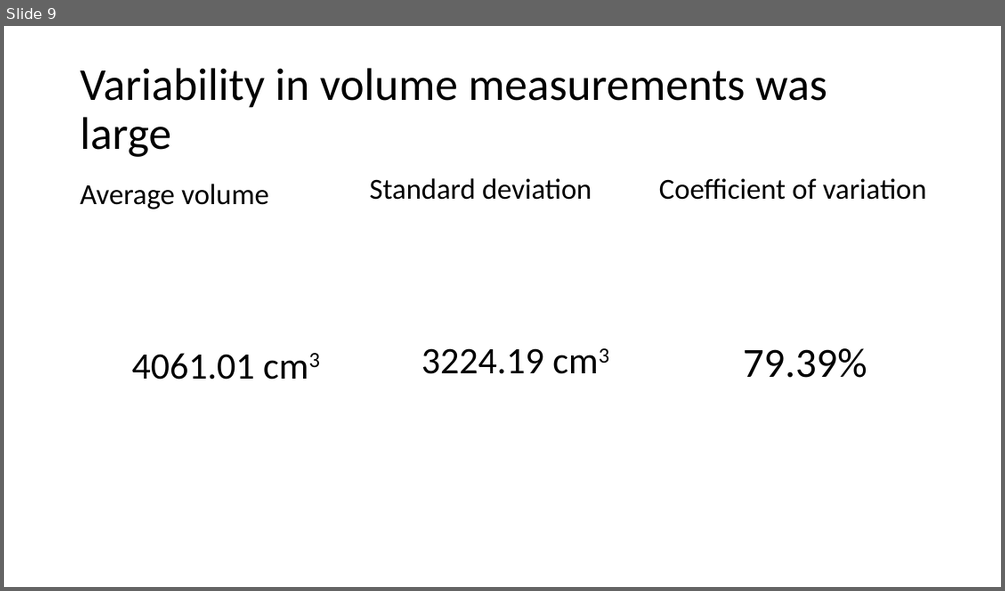
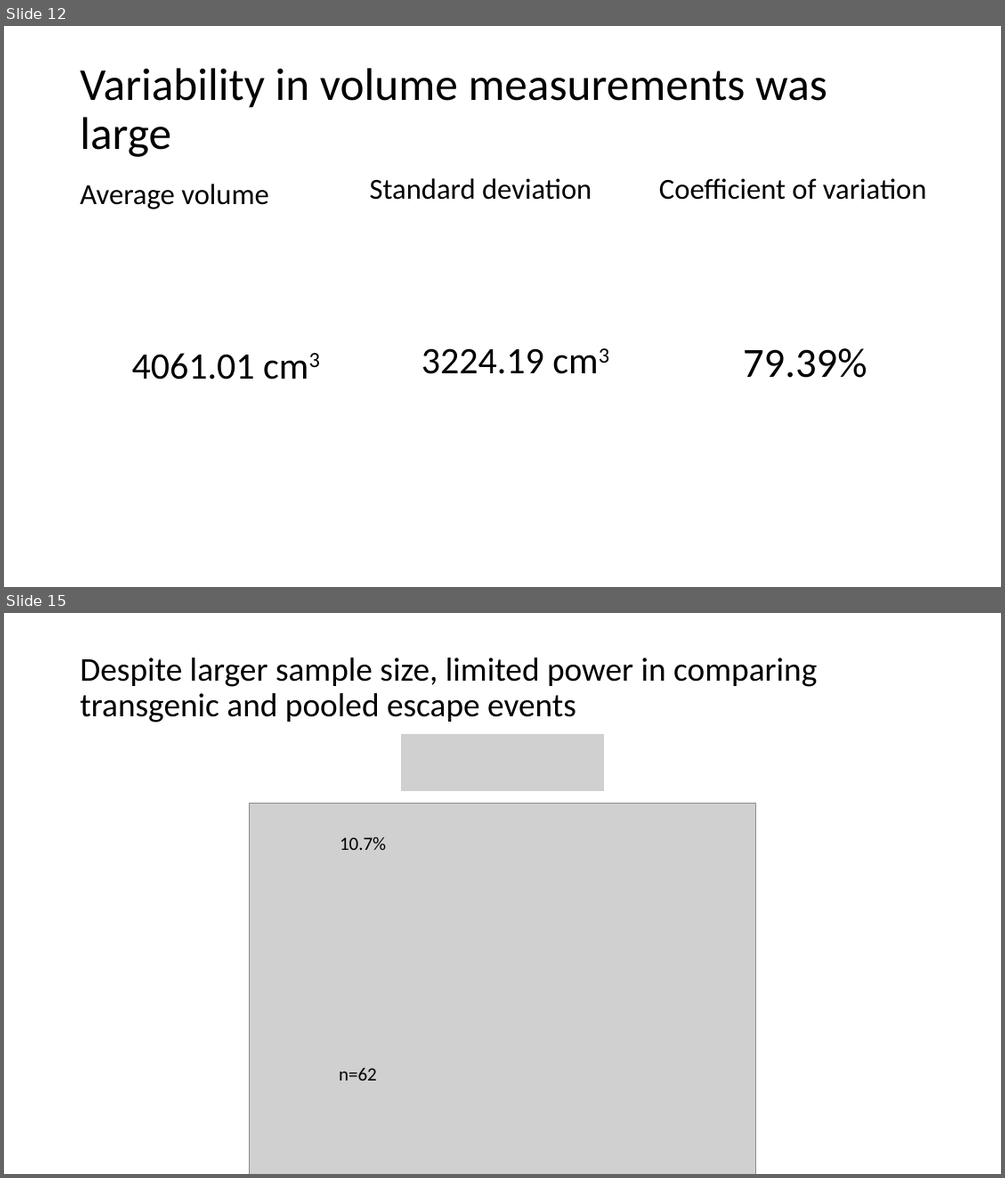
Before and after one commit to ChaneyHart/Living-Carbon, a slide deck: LC_2023/10_13_LC_summary.pptx. Shown one above the other, each under a label of ours: slide 9 before the commit, slides 12 and 15 after it; the slides between them are not shown. The pictures are 1005x591 and 1005x1178 pixels, drawn with LibreOffice and Linux fonts; fonts in the diff are those of the drawing; grey boxes stand for pictures. Boxes give left, top, right and bottom in pixels: in the first picture for what was removed or moved away, otherwise in the second. Text is boxed around its words. In the diff, an @@ line names an element or a change of style, - is before the commit and + after.

```diff
--- a/LC_2023/10_13_LC_summary.pptx
+++ b/LC_2023/10_13_LC_summary.pptx
@@ slide 15 added at <box>4,613,1001,1174</box>, background #FFFFFF @@
@@ title added at <box>80,657,817,722</box>, 32 pt, text #000000 @@
+Despite larger sample size, limited power in comparing transgenic and pooled escape events
@@ picture added at <box>401,734,604,791</box> @@
@@ picture added at <box>250,803,756,1174</box> @@
@@ text added at <box>340,836,386,850</box>, 18 pt, text #000000 @@
+10.7%
@@ text added at <box>339,1068,377,1080</box>, 18 pt, text #000000 @@
+n=62
@@ what was slide 9 is now slide 12 @@
```
Also in this commit, not shown: 5 slides changed, 4 other slides added, 1 slide removed, 3 other files.
